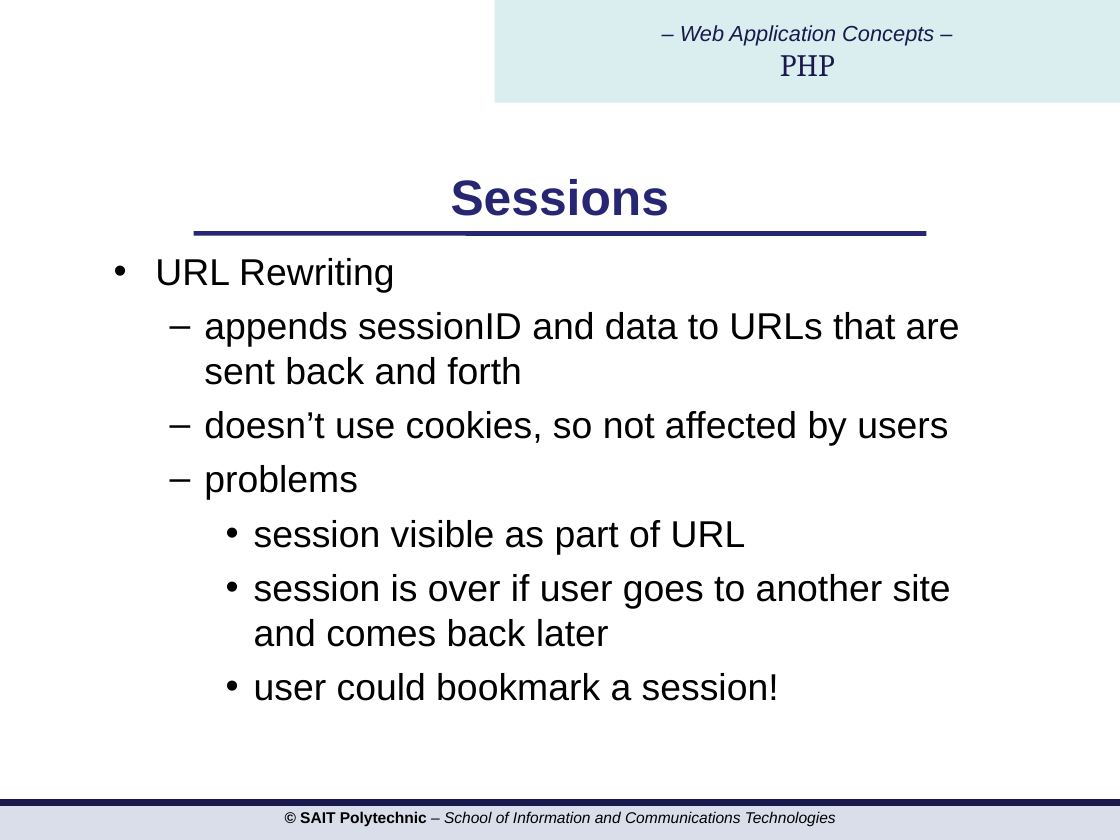
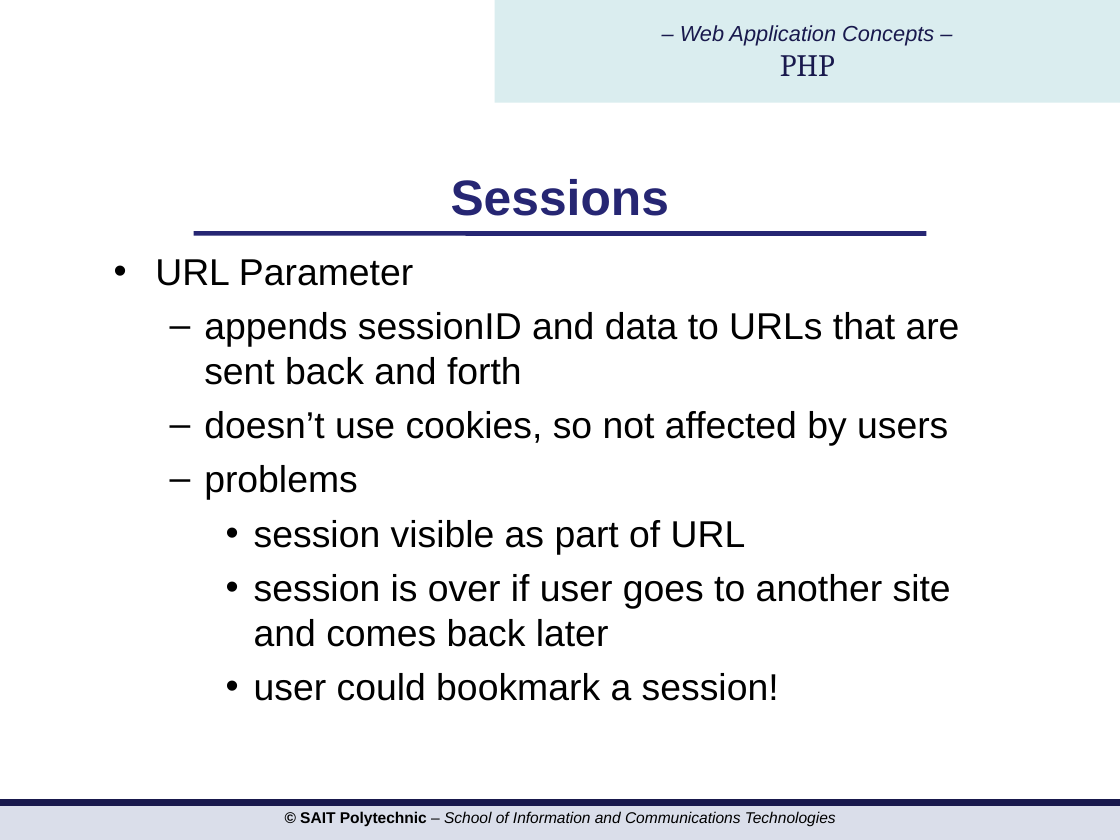
Before and after one commit to hdmdhr/CPRG-210-OSD-Assignment, a slide deck: slide 18 of PPTs/php/PHP Day 5 pattern files cookie session.ppt. Drawn at 1120x840 pixels with LibreOffice and Linux fonts; fonts in the diff are those of the drawing; background and template pictures are left out. Boxes give left, top, right and bottom in pixels: in the first picture for what was removed or moved away, otherwise in the second. Text is boxed around its words. In the diff, an @@ line names an element or a change of style, - is before the commit and + after.

```diff
--- a/PPTs/php/PHP Day 5 pattern files cookie session.ppt
+++ b/PPTs/php/PHP Day 5 pattern files cookie session.ppt
@@ text at (155, 259, 413, 286): text changed @@
-• URL Rewriting
+• URL Parameter
```
Also in this commit, not shown: 8 other slides changed, 2 slides added, 2 slides removed, 7 other files.
